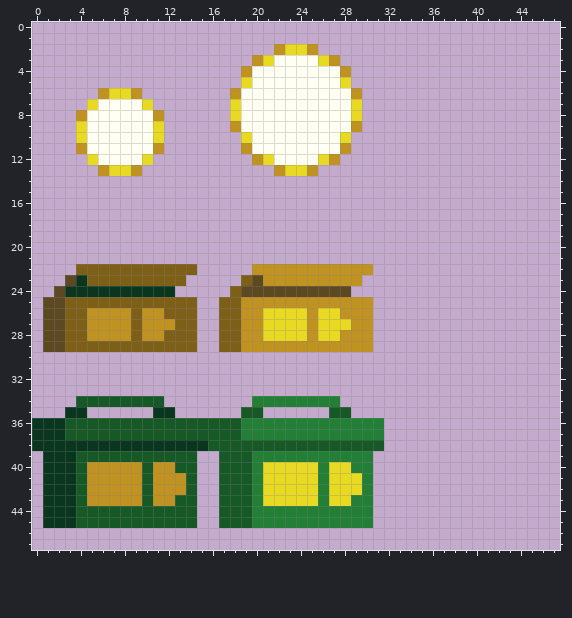
File history of a pixel-art sprite, assets/Actor/Pickup/Ammo.png. That is the earlier state.
The file is 48x48 pixels. The old version is drawn lined up with the new one.
The result:
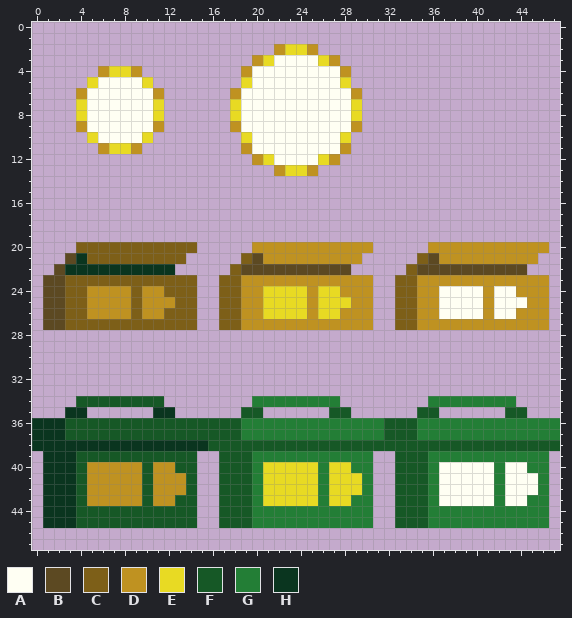
Palette (. is transparent): A #fffff3  B #5c4922  C #7d5f18  D #bf9221  E #e8da23  F #165826  G #237e36  H #0a351f
Difference:
whole drawing moved by +0,-2 (the old picture is shown already moved)
@@ x 2..13 @@
  3 ............
- 4 ............
- 5 ............
- 6 ....DEED....
- 7 ...EAAAAE...
- 8 ..DAAAAAAD..
- 9 ..EAAAAAAE..
-10 ..EAAAAAAE..
-11 ..DAAAAAAD..
-12 ...EAAAAE...
-13 ....DEED....
+ 4 ....DEED....
+ 5 ...EAAAAE...
+ 6 ..DAAAAAAD..
+ 7 ..EAAAAAAE..
+ 8 ..EAAAAAAE..
+ 9 ..DAAAAAAD..
+10 ...EAAAAE...
+11 ....DEED....
+12 ............
+13 ............
 14 ............
@@ x 0..47 @@
 19 ................................................
-20 ................................................
-21 ................................................
-22 ....CCCCCCCCCCC.....DDDDDDDDDDD.................
-23 ...BHCCCCCCCCC.....CBDDDDDDDDD..................
-24 ..BHHHHHHHHHH.....CBBBBBBBBBB...................
-25 .BBCCCCCCCCCCCC..CCDDDDDDDDDDDD.................
-26 .BBCCDDDDCDDCCC..CCDDEEEEDEEDDD.................
-27 .BBCCDDDDCDDDCC..CCDDEEEEDEEEDD.................
-28 .BBCCDDDDCDDCCC..CCDDEEEEDEEDDD.................
-29 .BBCCCCCCCCCCCC..CCDDDDDDDDDDDD.................
+20 ....CCCCCCCCCCC.....DDDDDDDDDDD.....DDDDDDDDDDD.
+21 ...BHCCCCCCCCC.....CBDDDDDDDDD.....CBDDDDDDDDD..
+22 ..BHHHHHHHHHH.....CBBBBBBBBBB.....CBBBBBBBBBB...
+23 .BBCCCCCCCCCCCC..CCDDDDDDDDDDDD..CCDDDDDDDDDDDD.
+24 .BBCCDDDDCDDCCC..CCDDEEEEDEEDDD..CCDDAAAADAADDD.
+25 .BBCCDDDDCDDDCC..CCDDEEEEDEEEDD..CCDDAAAADAAADD.
+26 .BBCCDDDDCDDCCC..CCDDEEEEDEEDDD..CCDDAAAADAADDD.
+27 .BBCCCCCCCCCCCC..CCDDDDDDDDDDDD..CCDDDDDDDDDDDD.
+28 ................................................
+29 ................................................
 30 ................................................
@@ x 30..47 @@
 33 ..................
-34 ..................
-35 ..................
-36 GG................
-37 GG................
-38 FF................
-39 G.................
-40 G.................
-41 G.................
-42 G.................
-43 G.................
-44 G.................
-45 G.................
+34 ......GGGGGGGG....
+35 .....FF......FF...
+36 GGFFFGGGGGGGGGGGGG
+37 GGFFFGGGGGGGGGGGGG
+38 FFFFFFFFFFFFFFFFFF
+39 G..FFFGGGGGGGGGGG.
+40 G..FFFGAAAAAGAAGG.
+41 G..FFFGAAAAAGAAAG.
+42 G..FFFGAAAAAGAAAG.
+43 G..FFFGAAAAAGAAGG.
+44 G..FFFGGGGGGGGGGG.
+45 G..FFFGGGGGGGGGGG.
 46 ..................
Boxes around the changes in both pictures, in picture pixels (x1, y1, x2, y2):
changed: (76, 66, 164, 176)
changed: (43, 242, 549, 352)
added: (384, 396, 560, 528)
